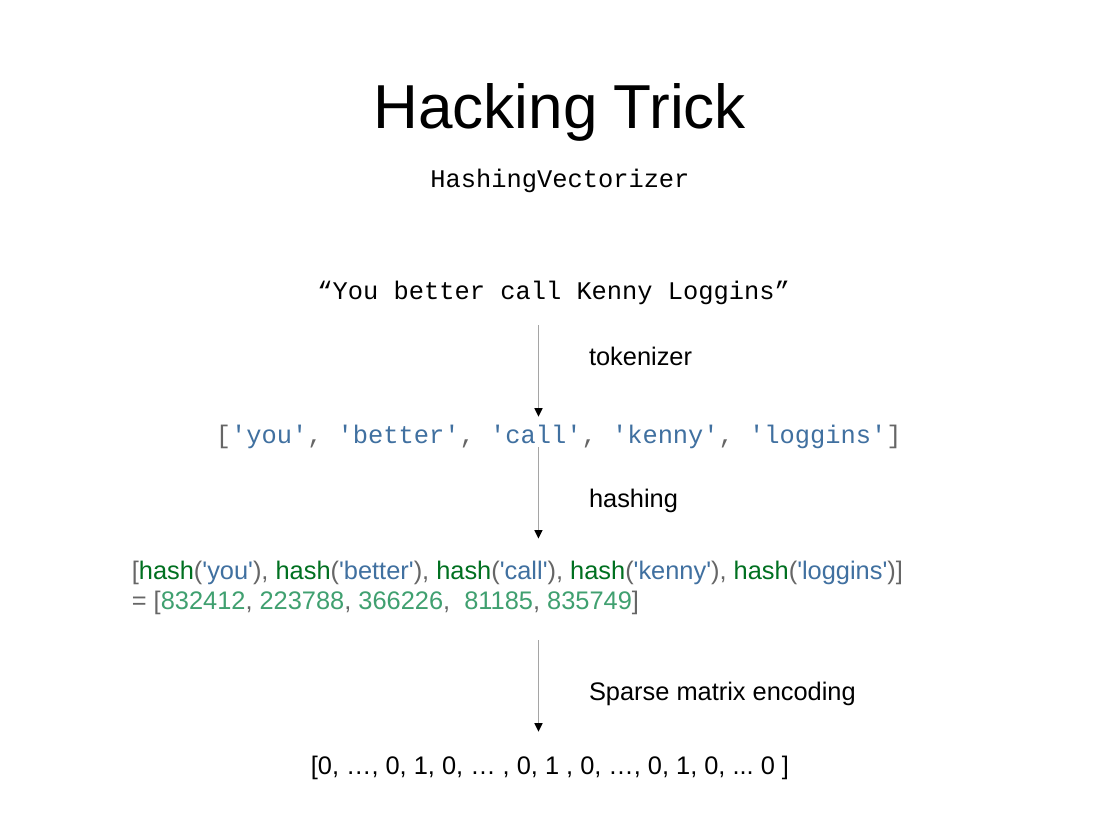
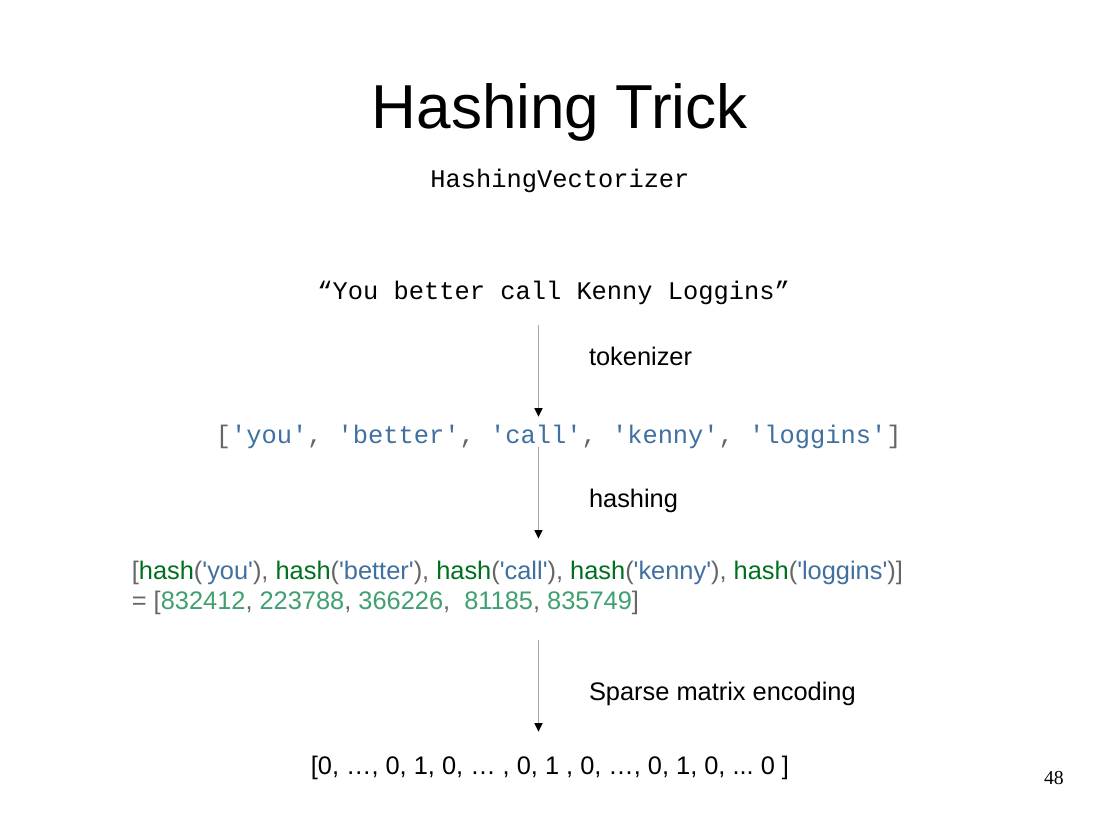
Before and after one commit to amueller/talks_odt, a slide deck: slide 48 of nyc-open-data-2015-andvanced-sklearn.odp (slide 53 before the commit). Drawn at 1120x840 pixels with LibreOffice and Linux fonts; fonts in the diff are those of the drawing. Boxes give left, top, right and bottom in pixels: in the first picture for what was removed or moved away, otherwise in the second. Text is boxed around its words. In the diff, an @@ line names an element or a change of style, - is before the commit and + after.

```diff
--- a/nyc-open-data-2015-andvanced-sklearn.odp
+++ b/nyc-open-data-2015-andvanced-sklearn.odp
@@ title at [372, 83, 748, 139]: text changed @@
-Hacking Trick
+Hashing Trick
@@ page number added at [1044, 771, 1064, 785], 14 pt, text #000000 @@
+48
```
Also in this commit, not shown: 58 other slides changed, 1 slide added, 5 slides removed.
